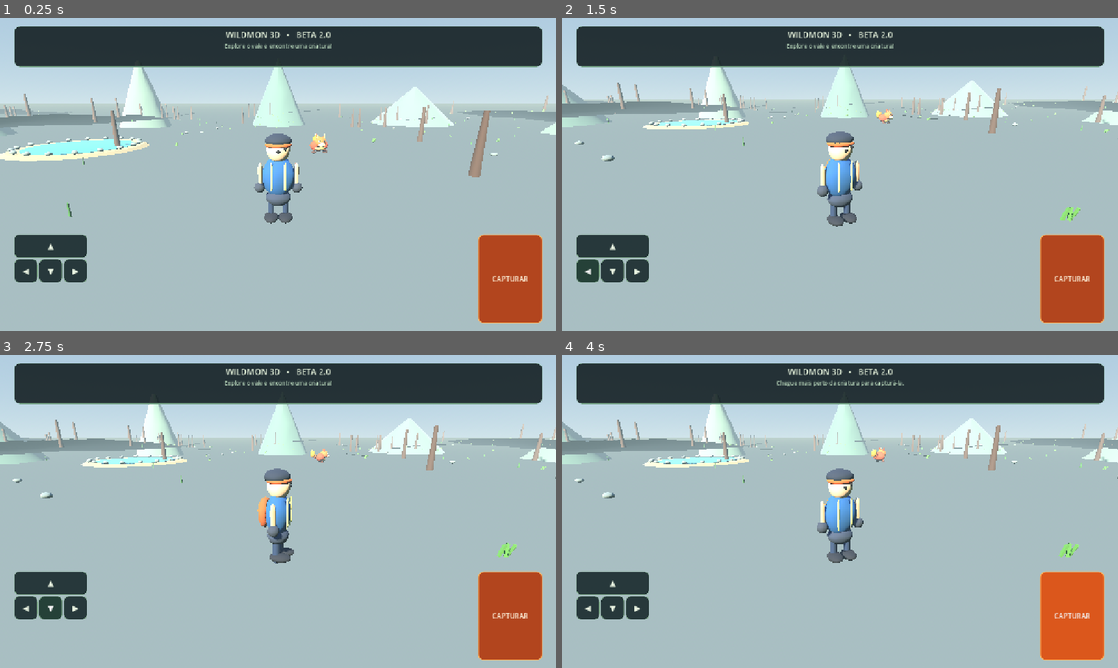
Above: before the commit, frames 1-4 (two rows, left to right).
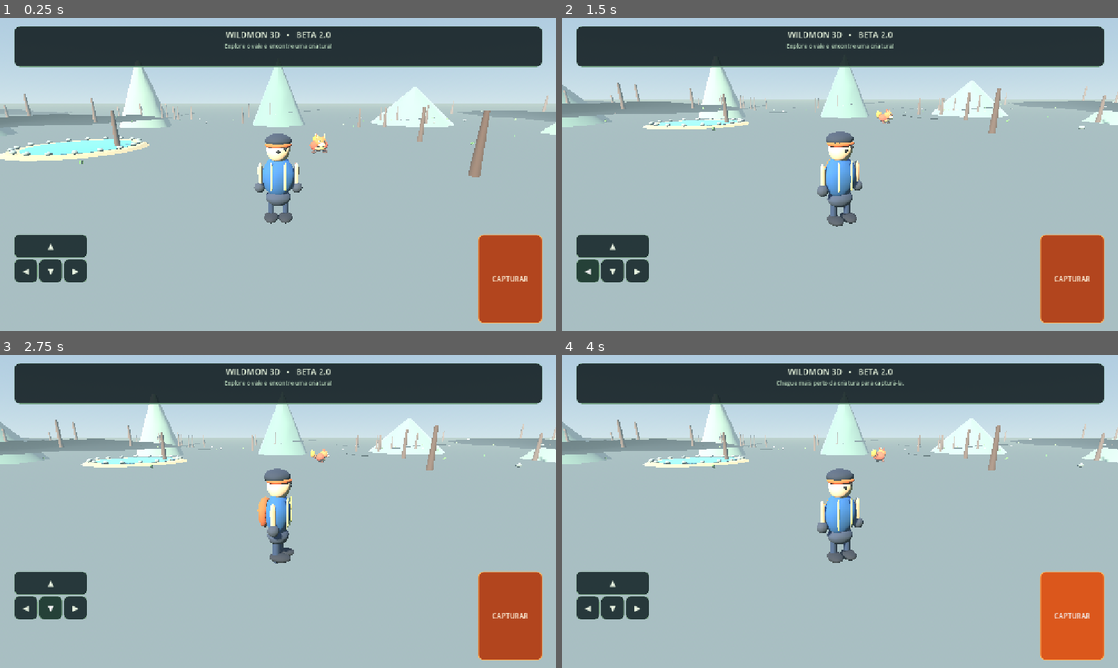
Above: after the commit, the same moments.

Repository: ealvim07-gif/wildmon-3d
Game: Godot game, scene res://scenes/main.tscn
The game is run twice, just before and just after one commit, with the same random seed, the same clock (stepped at 60 frames per second) and the same inputs.
Inputs:
- Up to frame 1 (0.25 s): no input
- Up to frame 2 (1.5 s): click "▲" at 0.5 s; click "◀" at 1.25 s
- Up to frame 3 (2.75 s): click "▼" at 2 s
- Up to frame 4 (4 s): click "▶" at 2.75 s; click "CAPTURAR" at 3.5 s

The runs differ from the first frame. In frame 1, 0.2% of the frame differs, in the area x 1-98%, y 25-64%; in frame 2, 0.3%, in the area x 2-99%, y 22-66%; in frame 3, 0.3%; in frame 4, 0.3%.

Commit message:
Balance mobile foliage density and introduce distinct grassland and woodland ground palettes

Diff:
--- a/scripts/game.gd
+++ b/scripts/game.gd
@@ -154,25 +154,25 @@
 
 	var rng := RandomNumberGenerator.new()
 	rng.seed = 81027
-	for i in range(104):
+	for i in range(68):
 		var px := rng.randf_range(-65.0, 65.0)
 		var pz := rng.randf_range(-66.0, 66.0)
 		if absf(px) < 9.0 and pz < 11.0 and pz > -31.0:
 			continue
 		_add_tree(Vector3(px, _terrain_height(px, pz), pz), i)
-	for i in range(150):
+	for i in range(72):
 		var px := rng.randf_range(-66.0, 66.0)
 		var pz := rng.randf_range(-66.0, 66.0)
 		if absf(px) < 7.0 and pz < 12.0 and pz > -31.0:
 			continue
 		_add_plant(Vector3(px, _terrain_height(px, pz), pz), i)
-	for i in range(58):
+	for i in range(36):
 		var px := rng.randf_range(-66.0, 66.0)
 		var pz := rng.randf_range(-66.0, 66.0)
 		if absf(px) < 9.0 and pz < 12.0 and pz > -30.0:
 			continue
 		_add_rock(Vector3(px, _terrain_height(px, pz), pz), i)
-	for i in range(190):
+	for i in range(84):
 		var px := rng.randf_range(-67.0, 67.0)
 		var pz := rng.randf_range(-67.0, 67.0)
 		if absf(px) < 8.0 and pz < 12.0 and pz > -31.0:
@@ -324,7 +324,11 @@
 	vec3 dry = vec3(0.43, 0.37, 0.23);
 	vec3 stone = vec3(0.34, 0.34, 0.29);
 	vec3 ground = mix(grass_a, grass_b, broad * 0.72 + fine * 0.28);
-	ground = mix(ground, dry, smoothstep(0.56, 0.78, broad) * 0.38);
+	float dry_biome = smoothstep(18.0, 54.0, world_position.x) * smoothstep(-8.0, 38.0, world_position.z);
+	float woodland_biome = smoothstep(-58.0, -28.0, world_position.x) * (1.0 - smoothstep(24.0, 54.0, world_position.z));
+	vec3 woodland_soil = vec3(0.13, 0.25, 0.12);
+	ground = mix(ground, dry, max(smoothstep(0.56, 0.78, broad) * 0.38, dry_biome * 0.58));
+	ground = mix(ground, woodland_soil, woodland_biome * 0.42);
 	ground = mix(ground, stone, smoothstep(0.34, 0.72, slope) * 0.48);
 	ALBEDO = ground * (0.91 + detail * 0.16);
 	ROUGHNESS = 0.96;
